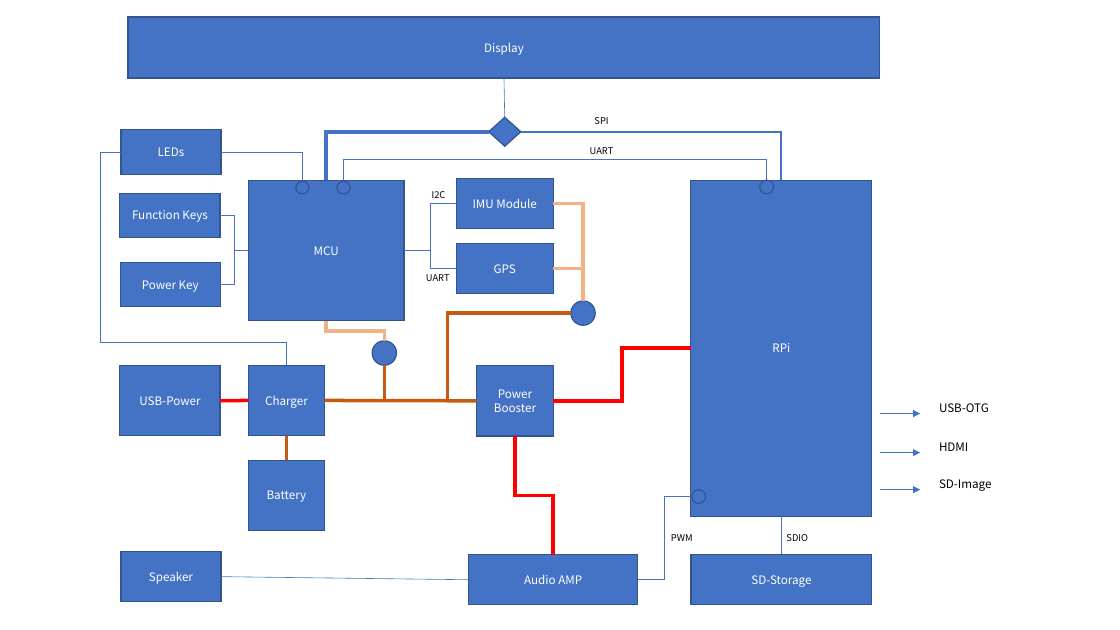
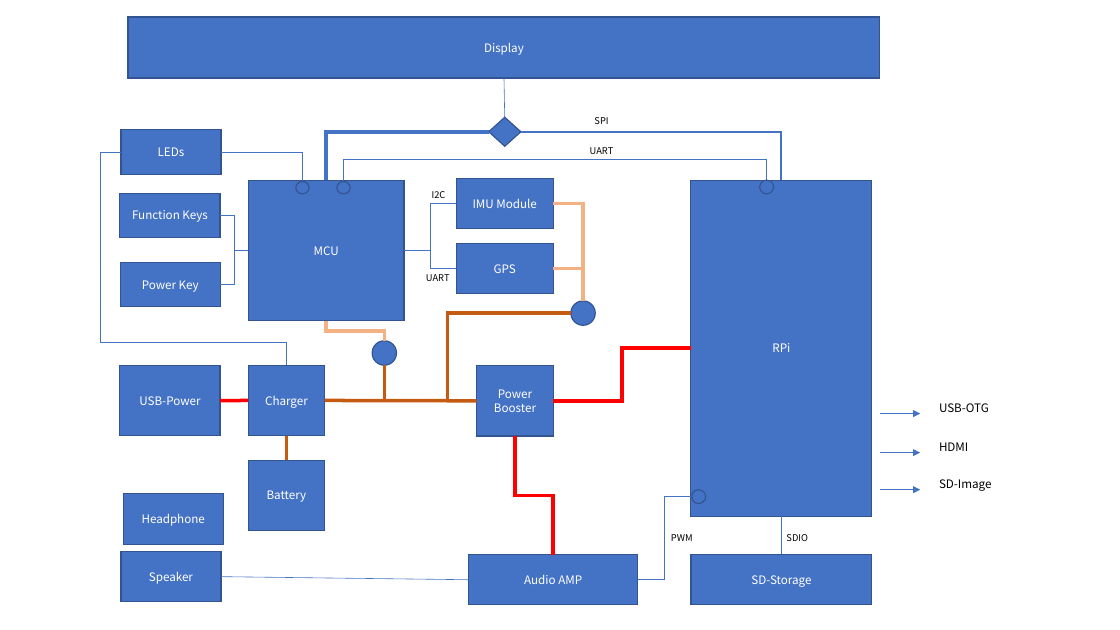
Before and after one commit to akkdong/FlightComputer, a slide deck: slide 1 of doc/System Architecture.pptx. Drawn at 1120x630 pixels with LibreOffice and Linux fonts; fonts in the diff are those of the drawing. Boxes give left, top, right and bottom in pixels: in the first picture for what was removed or moved away, otherwise in the second. Text is boxed around its words. In the diff, an @@ line names an element or a change of style, - is before the commit and + after.

```diff
--- a/doc/System Architecture.pptx
+++ b/doc/System Architecture.pptx
@@ rectangle added at [124,494,223,544], fill #4472C4, outline #325491 1 pt, 10 pt, text #FFFFFF @@
+Headphone
```
Also in this commit, not shown: 1 other slide changed, 1 slide added, 1 slide removed, 3 other files.
